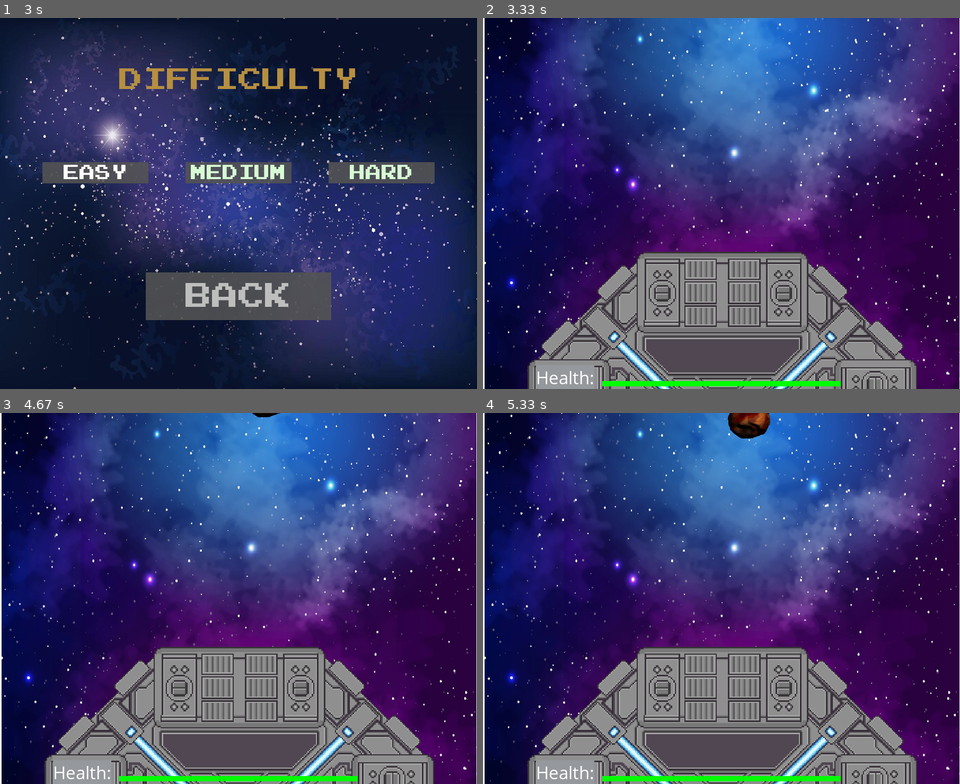
Above: before the commit, frames 1-4 (two rows, left to right).
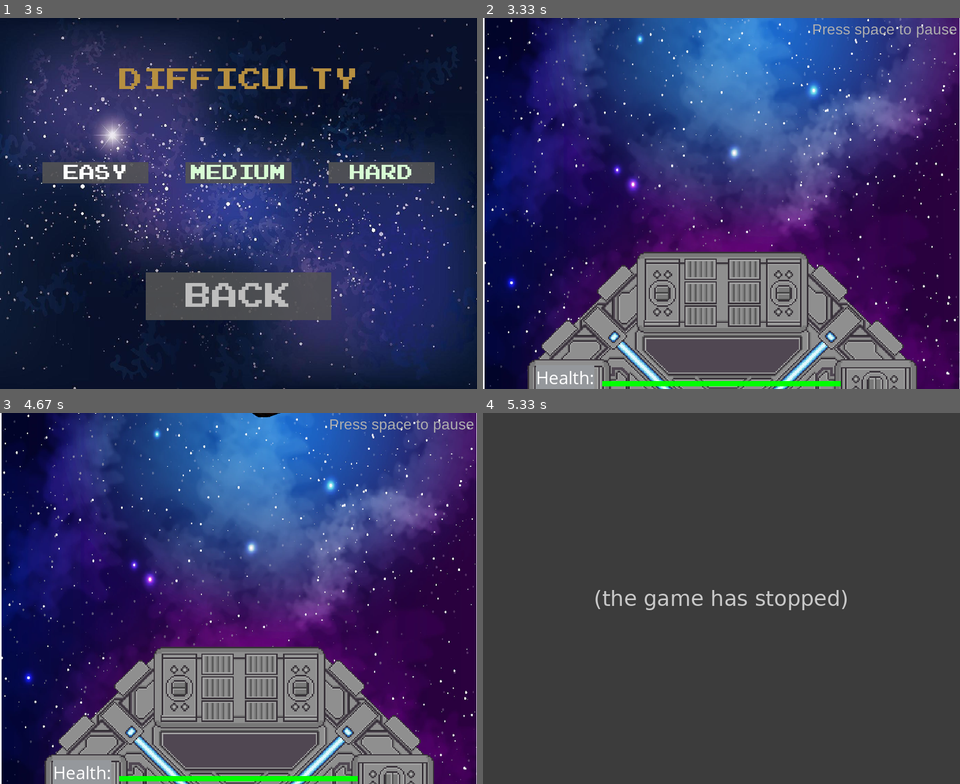
Above: after the commit, the same moments.

Repository: tylerdonison/CSE310-Seven-Up-Team-Project
Game: pygame game, started from main.py
The game is run twice, just before and just after one commit, with the same random seed, the same clock (stepped at 60 frames per second) and the same inputs.
Inputs (mouse positions are in pixels of both pictures, inside the frame that each line leads up to):
- Up to frame 1 (3 s): click (238, 203) at 0.38 s; click (157, 292) at 0.72 s; click "PLAY" at 1.05 s; click (181, 177) at 1.38 s; click "EASY" at 1.72 s; click (414, 329) at 2.05 s; click "TYPING" at 2.95 s
- Up to frame 2 (3.33 s): click (669, 166) at 3.28 s
- Up to frame 3 (4.67 s): hold Backspace 3.57-4.1 s; move the mouse to (305, 646) at 3.6 s
- Up to frame 4 (5.33 s): tap Space at 5.27 s

Frame 1 is identical in both runs. In frame 2, 0.3% of the frame differs, in the area x 69-100%, y 1-6%; in frame 3, 0.3%; in frame 4, 93%, in the area x 0-100%, y 0-100%.
Error after the commit: AttributeError: 'Menu' object has no attribute 'pause_menu' (director.py line 59); the game stopped at 5.27 s (later frames are placeholders)

Commit message:
adding comments

Diff:
--- a/asteroid.py
+++ b/asteroid.py
@@ -17,26 +17,17 @@
         self.mask = pygame.mask.from_surface(self.used_image)
 
 
-    # def randomize(self, randomize_size=False):
-    #     if randomize_size:
-    #         # random_size = random.randint(100,200)
-    #         # self.size = (random_size, random_size)
-
-    #         size = self.size_by_word()
-    #         self.size = (150 + size, 150)
-        # self.rotation = random.randint(0,361)
-
-
     def size_by_word(self):
+        """Increases the size of the asteroid based on the length of the word"""
         length = len(self.enemy_word)
         size = length * 20 + 150
         self.size = (size, size - length * 9)
 
     def handle_movement(self):
+        """Moves the asteroids based on the set velocity.
+            Updates the center of the asteroid and calculates offset of the center based on the different
+            asteroid images"""
         self.y += ASTEROID_VEL
-        # img_copy = pygame.transform.rotate(self.used_image, self.rotation)
-        # rotate_img = WIN.blit(img_copy, (self.x - int(img_copy.get_width() / 2), self.y - int(img_copy.get_height()/2)))
-        # self.rotation += 1
         if self.num == 0:
             offset_x = len(self.enemy_word) * 10
             self.center = (self.size[0]/2+self.x - offset_x, self.size[1]/2+self.y - 30)
@@ -51,9 +42,8 @@
 
 
     def draw_asteroid(self):
+        """Draws the asteroid on the screen and draws the text on top of the asteroid"""
         rock_img = pygame.transform.scale(self.used_image, self.size)
-        # img_copy = pygame.transform.rotate(rock_img, self.rotation)
-        # WIN.blit(img_copy, (self.x - int(img_copy.get_width() / 2), self.y - int(img_copy.get_height()/2)))
         WIN.blit(rock_img, (self.x, self.y))
         word_text = ROCK_FONT.render(self.enemy_word, 1, WHITE)
         WIN.blit(word_text, self.center)
--- a/bullet.py
+++ b/bullet.py
@@ -15,23 +15,13 @@
 
 
     def draw(self):
-      # draws the bullet
+      """Draws the bullet"""
       WIN.blit(self.img, (self.x, self.y))
 
     def move(self, vel):
-      # moves bullet towards asteroid
+      """Moves bullet towards asteroid"""
       self.y += vel
 
     def off_screen(self, height):
-      # checks if the bullet is off screen
-        return not(self.y <= height and self.y >= 0)
-
-    def collision(self, obj):
-        return self.collide(obj)
-
-    def collide(self, obj):
-      pass
-        # # Checks if pixels overlap so objects look like they collide
-        # offset_x = self.x - obj.x
-        # offset_y = self.y - obj.y
-        # return obj.mask.overlap(self.mask, (offset_x, offset_y)) != None
+      """Checks if the bullet is off screen"""
+      return not(self.y <= height and self.y >= 0)
--- a/director.py
+++ b/director.py
@@ -18,11 +18,11 @@
 user_input = User()
 station = Space_Station()
 menu = Menu()
-# rock = Asteroid()
 word = Word()
 # score = Score(50)
 health = Health()
 # math = Mathematics()
+
 class Director():
 
     def __init__(self):
@@ -38,6 +38,7 @@
 
 
     def start_game(self):
+        """The main game loop"""
         display.draw_window
         clock = pygame.time.Clock()
         clock.tick(FPS)
@@ -48,20 +49,21 @@
                 if event.type == pygame.QUIT:
                     self.run = False
                 if event.type == pygame.KEYDOWN:
-                    if event.key == pygame.K_SPACE:
-                # pause/unpause
-                ### Call pause function in menu ###
-                        self.pause = True
                     # Checking for a guess
-                    else:
-                        self.guess = user_input.get_text(event)
+                    self.guess = user_input.get_text(event)
+                    # Checking for a pause
+                    self.pause = user_input.check_pause(event)
+
+            # If player pauses game, pause menu is shown
+            if self.pause == True:
+                self.pause = menu.pause_menu()
 
 
             # Check for bullet colliding with asteroid
             for obj in self.targets:
                 if station.check_asteroid_hit(obj):
-                    # exp = Explosion(obj)
-                    # exp.update()
+                    exp = Explosion(obj)
+                    exp.update()
                     self.targets.remove(obj)
                     self.asteroid_list.remove(obj)
 
@@ -81,28 +83,27 @@
 
             # Adding enemies to screen
             if len(self.asteroid_list) == 0:
-            # while len(self.asteroid_list) < 7:
-                for i in range(10):
+                for i in range(7):
                     if self.mode == "typing":
                         enemy_word = word.get_word(self.difficulty)
                         rock = Asteroid(enemy_word, random.randint(-40, WIDTH - 200), random.randint(-2500, -150), random.randint(0, 2), enemy_word)
                         rock.size_by_word()
                     else:
-                        math = Mathematics()
-                        math.produce_math_problem(self.difficulty)
-                        enemy_word = math.get_printed_problem()
+                        math = Mathematics(self.difficulty)
+                        math.math_setup()
+                        print(math.get_problem())
+                        enemy_word = math.get_problem()
                         answer = math.get_answer()
                         rock = Asteroid(enemy_word, random.randint(-70, WIDTH - 200), random.randint(-2000, -150), random.randint(0, 2), answer)
 
                     # rock.size_by_word()
                     self.asteroid_list.append(rock)
 
+            display.draw_window()
+            display.draw_pause_option()
+            self.health.draw_health()
 
 
-
-
-            display.draw_window()
-            self.health.draw_health()
             # Display typed text
             user_input.display_typed_text()
 
@@ -159,10 +160,7 @@
         self.mode = player_choice[0]
         self.health.determine_start_health(self.difficulty)
         self.start_game()
-        # math = Mathematics()
-        # # math.produce_math_problem
-        # math.get_printed_problem
-        # print(type(math.text))
+
 
 def main():
   """Directs user to the menu, game loop, etc.
--- a/display.py
+++ b/display.py
@@ -1,15 +1,9 @@
-import os
 import pygame
+from constants import *
+from button import Button
 
-# from words import Word
-from constants import *
-# from asteroid import Asteroid
-# from user import User
-# from space_station import Space_Station
-# import random
-# import sys
 
-# WIN.set_caption("Seven-Up Space")
+pygame.display.set_caption("Seven-Up Space")
 
 class Display():
   #class to handle game WIN.
@@ -20,10 +14,7 @@
 
 
   def draw_window(self):
-
-    for event in pygame.event.get():
-      if event.type == pygame.QUIT:
-        self.run = False
+    """Draws the background and space sation on game window"""
 
     #draw background
     WIN.blit(SPACE, (0,0))
@@ -31,38 +22,19 @@
     # draw space station
     WIN.blit(SPACESTATION, (WIDTH/2-(SPACESTATION_SIZE[0]/2), HEIGHT-(SPACESTATION_SIZE[0]/2)+100))
 
-
   def game_over(self):
+    """Handles the screen when the game ends.
+      Displays the score of the game played"""
     game_over_text = FONT.render(f"GAME OVER", True, (200,200,200))
     score_text = FONT.render(f"TOTAL SCORE: X", True, (200,200,200))
-    # zombie_count_text = pygame.font.SysFont.render(f"ZOMBIE COUNT: {zombie_count}", True, (200,200,200))
     #Drawing elements
     WIN.fill((0, 0, 0))
     WIN.blit(game_over_text, (WIDTH/2 - (game_over_text.get_width()/2), HEIGHT/9))
     WIN.blit(score_text, (WIDTH/2 - (score_text.get_width()/2), (HEIGHT/4)))
-    # WIN.blit(zombie_count_text, (WIDTH/2 - (zombie_count_text.get_width()/2), (HEIGHT/2 + zombie_count_text.get_height() * 2.5)))
 
-
-
-  # def asteroid_explosion(self, obj):
-  #   frame_rate = 50
-  #   image = explosion_anim[0]
-  #   center = obj.center
-  #   rect = image.rect(center)
-  #   frame = 0
-  #   last_update = pygame.time.get_ticks()
-  #   now = pygame.time.get_ticks()
-
-
-  #   if now - last_update > frame_rate:
-  #       last_update = now
-  #       frame += 1
-  #       if frame == len(explosion_anim):
-  #           return
-  #       else:
-  #           center = center
-  #           image = explosion_anim[frame]
-  #           rect = image.get_rect()
+  def draw_pause_option(self):
+    text = pygame.font.SysFont('Arial', 28).render("Press space to pause", 1, (173, 173, 173))
+    WIN.blit(text, (WIDTH- text.get_width() - 5, 5))
 
 class Explosion():
     def __init__(self, obj):
@@ -87,12 +59,5 @@
                 self.image = explosion_anim[self.frame]
                 self.rect = self.image.get_rect()
                 self.rect.center = center
-
-
-# Debugging
-def main():
-  display = Display()
-  WIN.draw_window()
-
-if __name__ == "__main__":
-  main()
+                print("here")
+                pygame.display.update()
--- a/health.py
+++ b/health.py
@@ -8,10 +8,12 @@
         self.bar_decrease = 0
 
     def decrement_health(self):
+        """Decreases player health, updates the health bar"""
         self.health -= 1
         self.bar_decrease += self.health_decrease
 
     def draw_health(self):
+        """Displays the player health bar"""
         text = STATS_FONT.render("Health:", 1, WHITE)
         temp_surface = pygame.Surface(text.get_size())
         temp_surface.fill((149, 152, 156))
@@ -20,10 +22,8 @@
         pygame.draw.rect(WIN, GREEN, (WIDTH/4, HEIGHT-15, WIDTH/2 - self.bar_decrease, 10))
         WIN.blit(temp_surface, (WIDTH/9, HEIGHT - 45))
 
-        # pygame.display.update()
-
-
     def determine_start_health(self, difficulty):
+        """Decides on the players starting health based on difficulty chosen"""
         if difficulty == "hard":
             self.health = 5
         elif difficulty == "medium":
@@ -35,5 +35,5 @@
 
 
     def get_health(self):
-    # Returns amount of health player has left
+        """Returns amount of health player has left"""
         return self.health
--- a/space_station.py
+++ b/space_station.py
@@ -18,7 +18,7 @@
 
 
   def create_bullet(self, obj):
-    # Creates a bullet object
+    """Creates a bullet object"""
     if len(obj.enemy_word) > 4:
       bullet = Bullet(obj.center[0] + 5, HEIGHT-10)
       self.bullets.append(bullet)
@@ -29,13 +29,13 @@
       self.target[bullet] = obj
 
   def draw_bullet(self):
-    # Handles drawing more than one bullet on the screen at once
+    """Handles drawing more than one bullet on the screen at once"""
     for bullet in self.bullets:
       WIN.blit(bullet.img, (bullet.x, bullet.y))
 
 
   def space_station_collide(self, obj):
-  # Checks if pixels overlap so objects look like they collide
+    """Checks if pixels overlap so objects look like they collide"""
     split = self.x / 6
     offset_left = 0 + split + split
     offset_right = WIDTH - split - split
@@ -57,6 +57,7 @@
       return True
 
   def check_asteroid_hit(self, obj):
+    """Checks to see if any bullet has hit an asteroid, if so then the bullet is removed"""
     for bullet in self.bullets:
       if bullet.y <= 0:
         self.bullets.remove(bullet)
@@ -65,15 +66,6 @@
         return True
 
   def handle_bullets(self):
+    """Handles the bullet movement and velocity"""
     for bullet in self.bullets:
       bullet.y -= 10
-
-
-
-
-
-
-
-###########################################################################
-# Add bullet movement to display, where game loops or where enmies are drawn
-# space_station.move_bullets(asteroid object)
--- a/user.py
+++ b/user.py
@@ -5,6 +5,7 @@
 import pygame
 import os
 from constants import *
+from menu import Menu
 
 
 class User():
@@ -15,10 +16,7 @@
 
 
   def get_text(self, event):
-    # Record letters pressed
-    # for event in pygame.event.get():
-    # if event.type == pygame.KEYDOWN:
-    # Deletes letter after backspace
+    """Record letters pressed"""
     if event.key == pygame.K_BACKSPACE:
       if self.input == '':
         return
@@ -38,15 +36,18 @@
       self.input += event.unicode
 
   def display_typed_text(self):
-    # Get the text typed by player and display it on screen
+    """Get the text typed by player and display it on screen"""
     font = pygame.font.SysFont('comicsans', 50)
     text = font.render(self.input, True, WHITE)
     text_rect = text.get_rect()
     text_rect.center = (WIDTH/2, HEIGHT-66)
     WIN.blit(text, text_rect)
 
-
-
+  def check_pause(self, event):
+    if event.key == pygame.K_SPACE:
+      return True
+    else:
+      return False
 
   def sounds(self):
     missile_sound = pygame.mixer.Sound(os.path.join(ASSET_PATH, 'Sounds','Shoot_01.wav'))
--- a/words.py
+++ b/words.py
@@ -87,7 +87,7 @@
 
 
   def get_word(self, difficulty):
-      '''Gets a random word from the list and returns it to director.'''
+      """Gets a random word from the list and returns it to director."""
       word = random.choice(self.word_list)
       if difficulty == "easy":
         while len(word) > 4:
